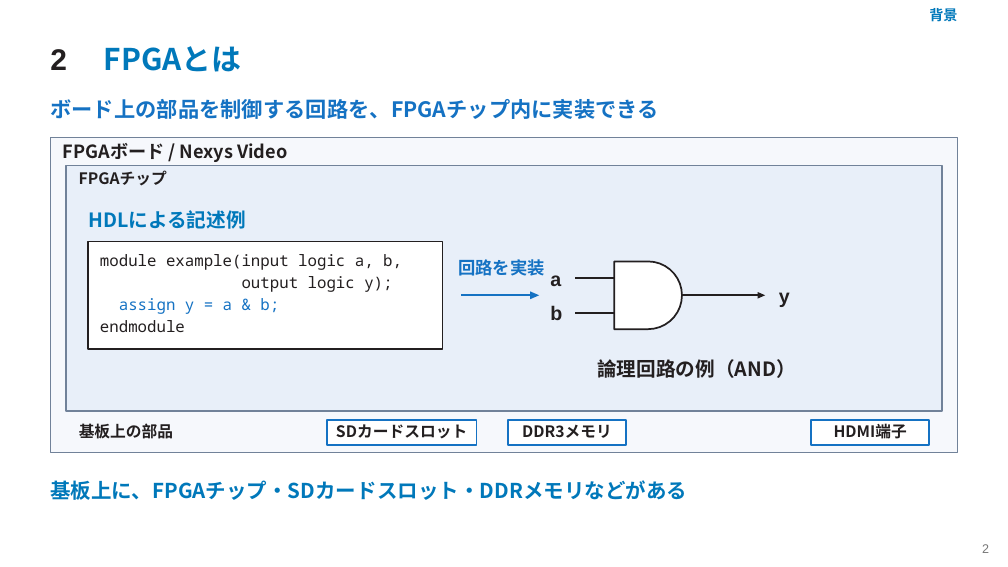
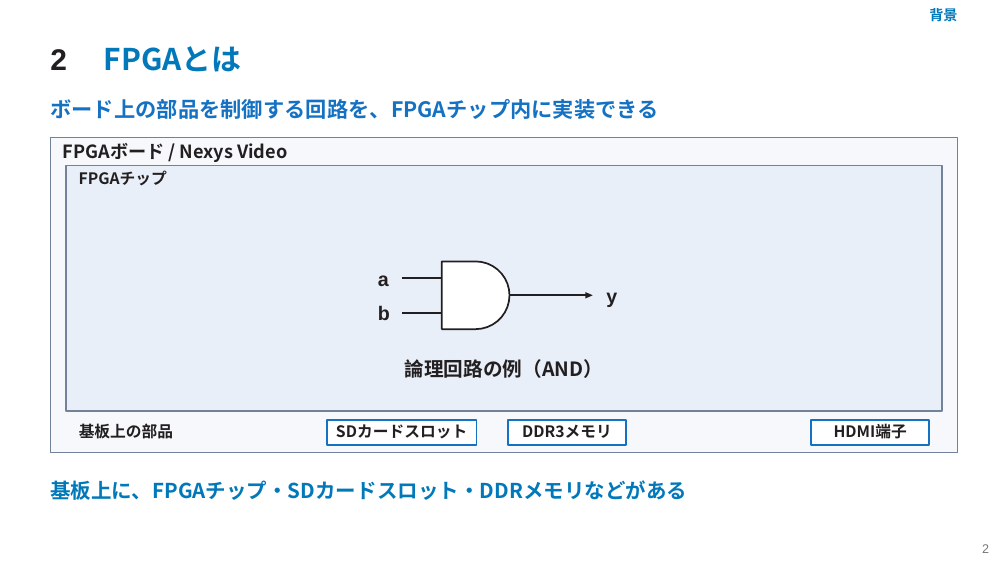
Before and after one commit to SoshiroFujimori/wally-game-console-research, a slide deck: slide 2 of docs/presentation/中間発表_主要事項.pptx. Drawn at 1008x567 pixels with LibreOffice and Linux fonts; fonts in the diff are those of the drawing. Boxes give left, top, right and bottom in pixels: in the first picture for what was removed or moved away, otherwise in the second. Text is boxed around its words. In the diff, an @@ line names an element or a change of style, - is before the commit and + after.

```diff
--- a/docs/presentation/中間発表_主要事項.pptx
+++ b/docs/presentation/中間発表_主要事項.pptx
@@ text removed at bbox=[88, 210, 246, 229] @@
-HDLによる記述例
@@ rectangle removed at bbox=[88, 242, 443, 349] @@
@@ text removed at bbox=[100, 254, 402, 270] @@
-module example(input logic a, b,
@@ text removed at bbox=[458, 259, 544, 276] @@
-回路を実装
@@ text removed at bbox=[119, 298, 279, 314] @@
-assign y = a & b;
@@ text removed at bbox=[242, 276, 392, 292] @@
-output logic y);
@@ freeform shape: place and size @@
-freeform shape at bbox=[461, 294, 532, 296]
+freeform shape at bbox=[509, 294, 587, 296]
@@ freeform shape at bbox=[509, 294, 587, 296]: fill #1572C3 to #231F20 @@
@@ freeform shape removed at bbox=[530, 291, 539, 299] @@
@@ freeform shape: place and size @@
-freeform shape at bbox=[681, 294, 759, 296]
+freeform shape at bbox=[585, 292, 593, 299]
@@ 3 texts: place and size @@
-3 texts at bbox=[550, 275, 790, 320]
+3 texts at bbox=[378, 275, 617, 320]
@@ freeform shape removed at bbox=[758, 292, 765, 299] @@
@@ text removed at bbox=[100, 320, 185, 332] @@
-endmodule
@@ 3 freeform shapes: place and size @@
-3 freeform shapes at bbox=[574, 262, 682, 330]
+3 freeform shapes at bbox=[402, 262, 510, 330]
@@ text "論理回路の例（AND）": place and size @@
-text "論理回路の例（AND）" at bbox=[597, 359, 796, 378]
+text "論理回路の例（AND）" at bbox=[405, 359, 604, 378]
```
Also in this commit, not shown: 6 other slides changed, 10 other files.
